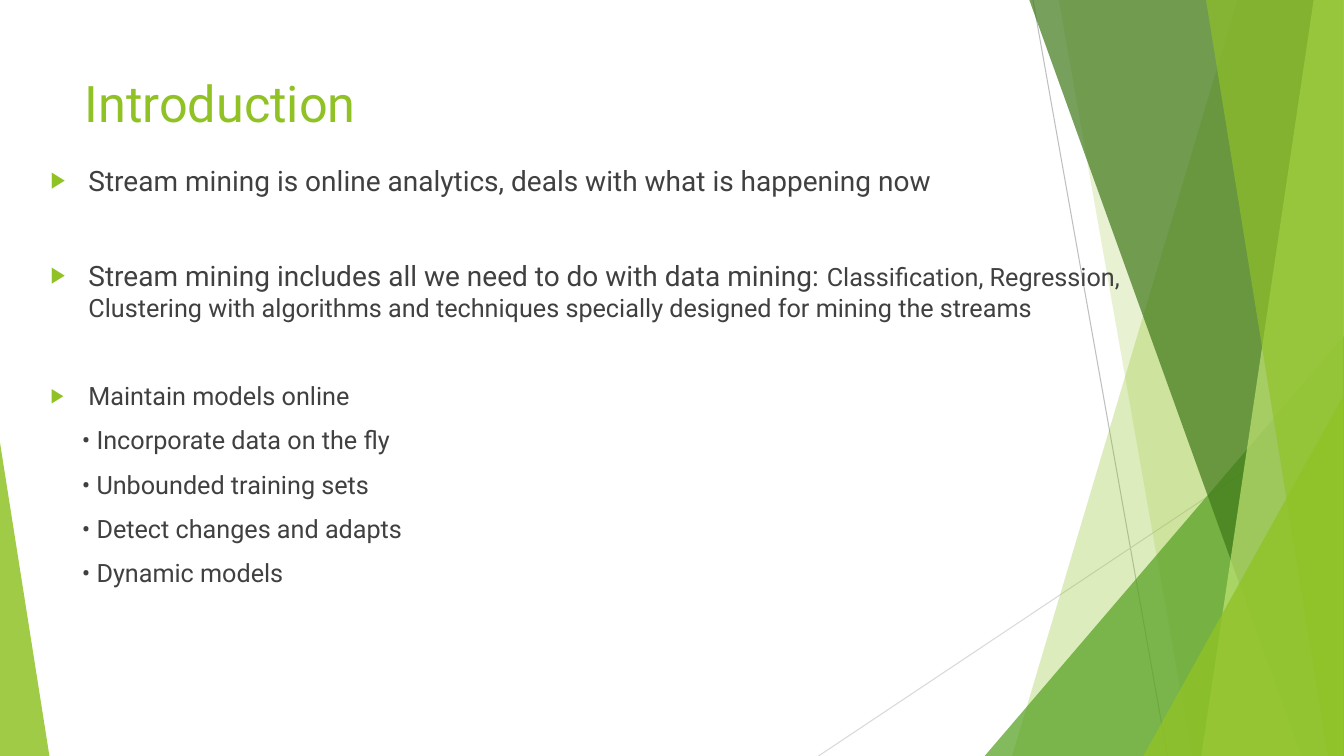
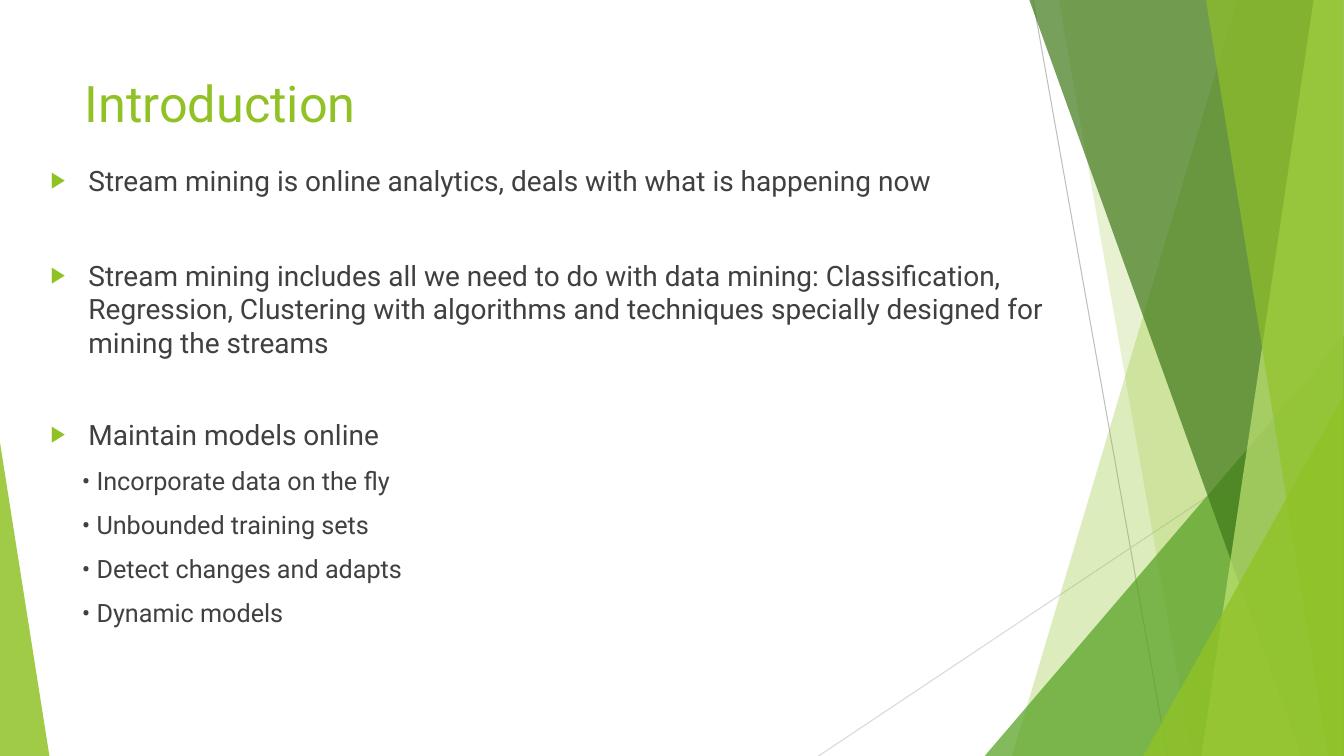
Before and after one commit to sgupta13/bigdata, a slide deck: slide 3 of Big Data Stream Mining.pptx. Drawn at 1344x756 pixels with LibreOffice and Linux fonts; fonts in the diff are those of the drawing. Boxes give left, top, right and bottom in pixels: in the first picture for what was removed or moved away, otherwise in the second. Text is boxed around its words. In the diff, an @@ line names an element or a change of style, - is before the commit and + after.

```diff
--- a/Big Data Stream Mining.pptx
+++ b/Big Data Stream Mining.pptx
@@ text at (88,264,1042,446): size 18 to 20 pt in "Classification, Regression, Clustering with algorithms and t ...", "Maintain models online" @@
```
Also in this commit, not shown: 4 other slides changed, 7 slides removed, 3 other files.
